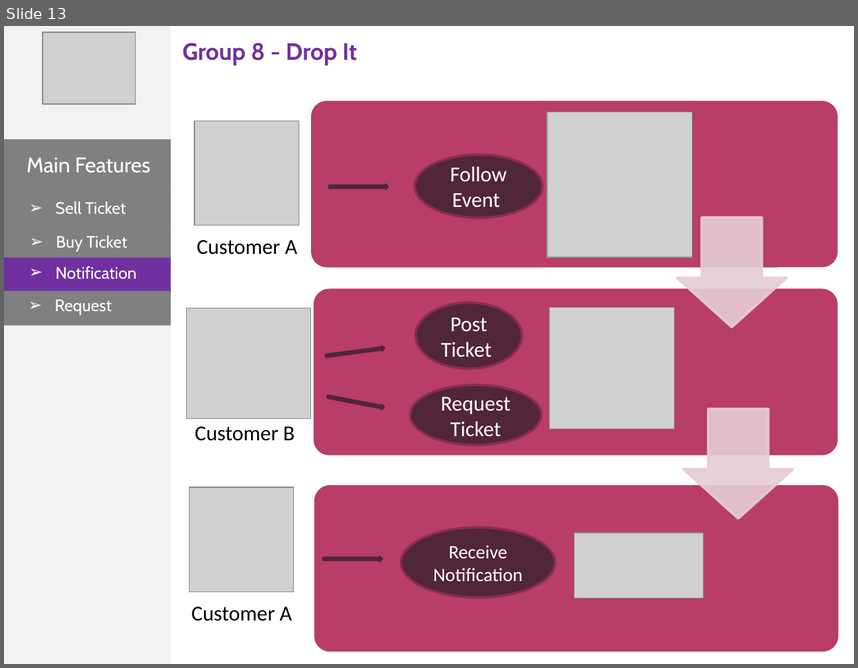
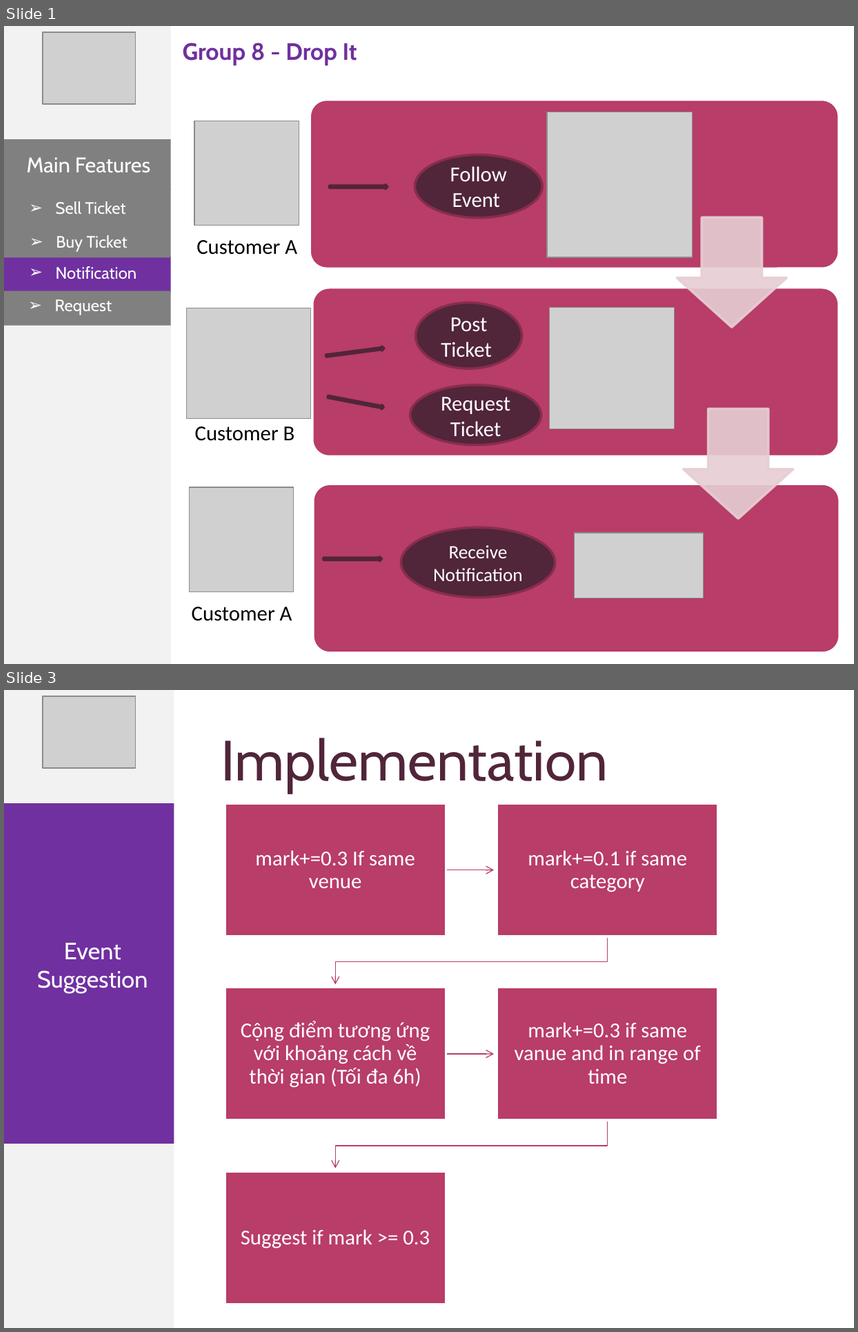
Before and after one commit to phonglk/fptu_capstone, a slide deck: Document/Present_Phong.pptx. Shown one above the other, each under a label of ours: slide 13 before the commit, slides 1 and 3 after it; the slides between them are not shown. The pictures are 858x668 and 858x1332 pixels, drawn with LibreOffice and Linux fonts; fonts in the diff are those of the drawing; grey boxes stand for pictures. Boxes give left, top, right and bottom in pixels: in the first picture for what was removed or moved away, otherwise in the second. Text is boxed around its words. In the diff, an @@ line names an element or a change of style, - is before the commit and + after.

```diff
--- a/Document/Present_Phong.pptx
+++ b/Document/Present_Phong.pptx
@@ slide 3 added at (x1=4, y1=690, x2=854, y2=1328), background #FFFFFF @@
@@ rectangle added at (x1=4, y1=690, x2=174, y2=1328), fill #F2F2F2 @@
@@ picture added at (x1=42, y1=696, x2=135, y2=768) @@
@@ text added at (x1=221, y1=738, x2=608, y2=793), 48 pt, text #51253A @@
+Implementation
@@ rectangle added at (x1=4, y1=803, x2=174, y2=1143), fill #7030A0 @@
@@ text added at (x1=37, y1=943, x2=148, y2=993), 20 pt, text #FFFFFF @@
+Event Suggestion
@@ group added at (x1=225, y1=804, x2=718, y2=1304): 5 rectangles, 5 texts, 4 freeform shapes @@
+mark+=0.3 If same venue
+mark+=0.1 if same category
+Cộng điểm tương ứng với khoảng cách về thời gian (Tối đa 6h)
+mark+=0.3 if same vanue and in range of time
+Suggest if mark >= 0.3
@@ what was slide 13 is now slide 1 @@
```
Also in this commit, not shown: 1 other slide added, 20 slides removed, 1 other file.
